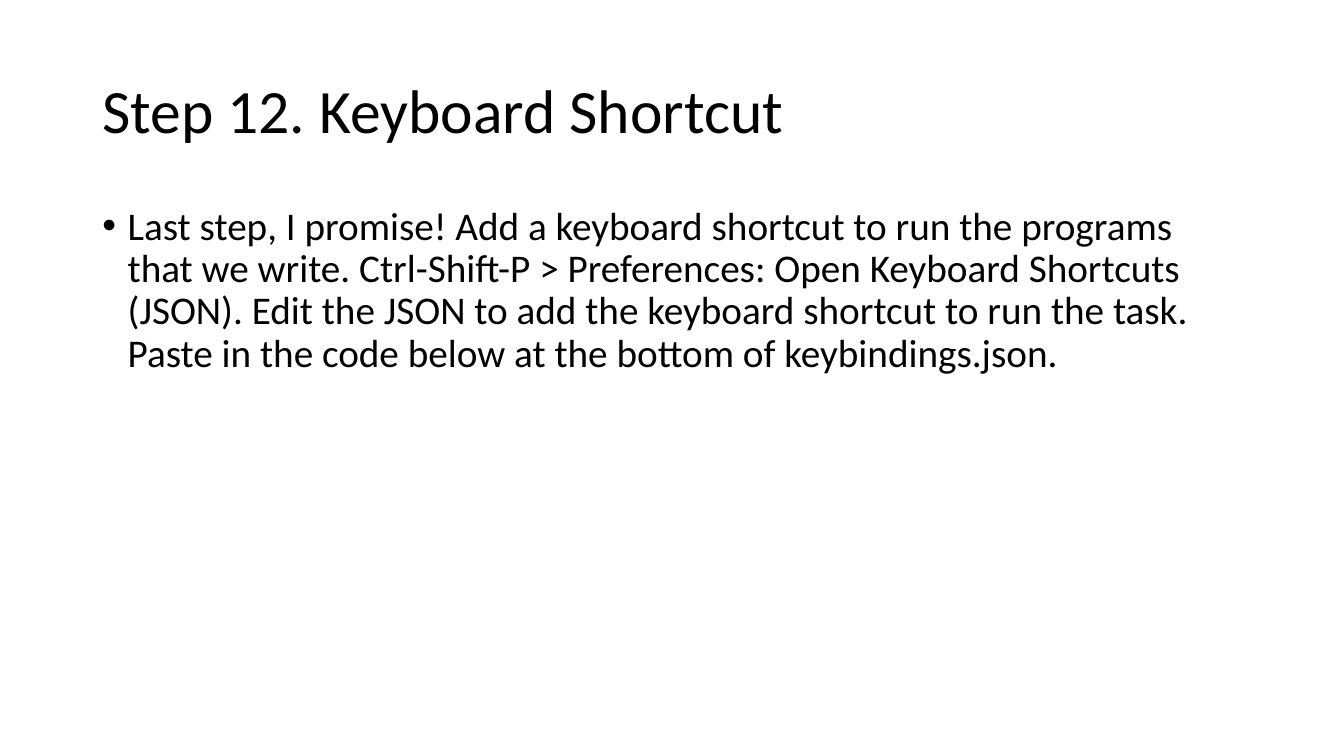
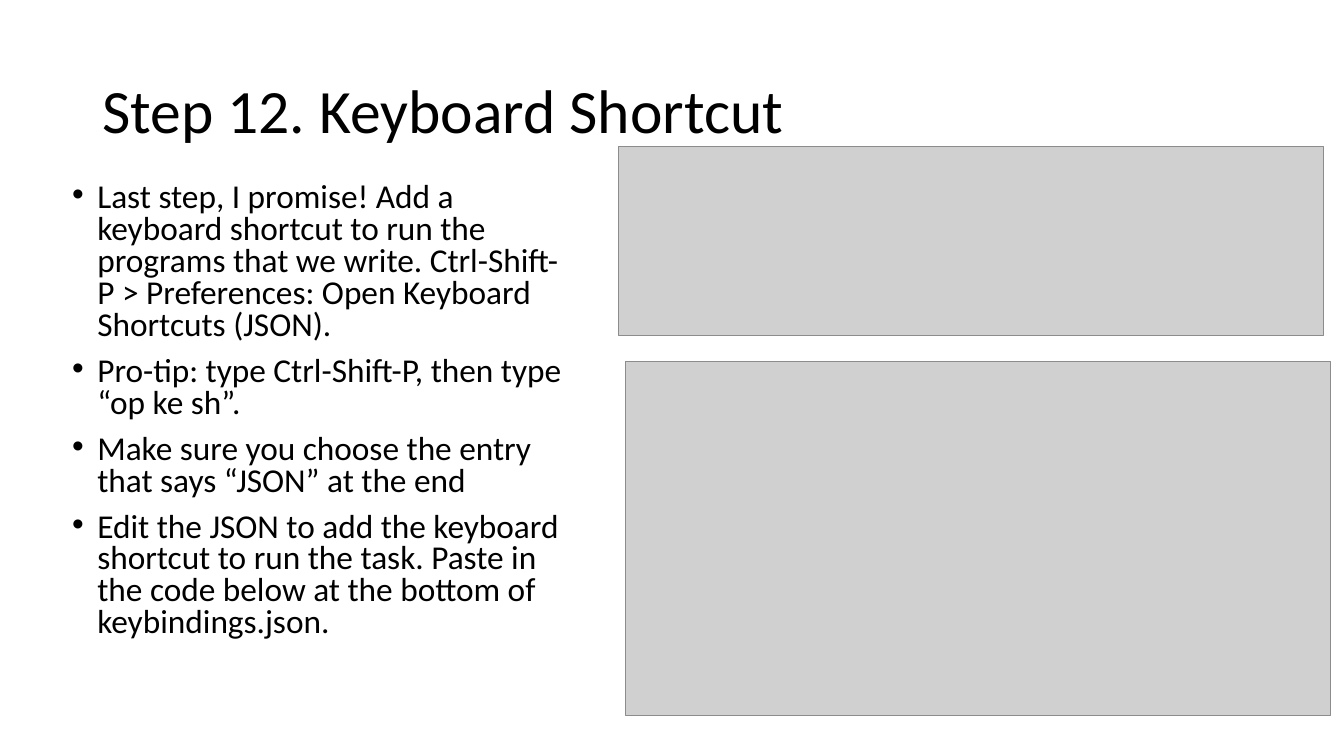
Before and after one commit to FLL-Team-24277/FLL-Fall-2023-Masterpiece, a slide deck: slide 18 of help/Laptop Setup.pptx (slide 13 before the commit). Drawn at 1344x756 pixels with LibreOffice and Linux fonts; fonts in the diff are those of the drawing; grey boxes stand for pictures. Boxes give left, top, right and bottom in pixels: in the first picture for what was removed or moved away, otherwise in the second. Text is boxed around its words. In the diff, an @@ line names an element or a change of style, - is before the commit and + after.

Commit message:
Updates

```diff
--- a/help/Laptop Setup.pptx
+++ b/help/Laptop Setup.pptx
@@ picture added at box(619, 146, 1324, 336) @@
@@ text at box(97, 185, 561, 639): text changed; size 28 to 23.8 pt @@
-• Last step, I promise! Add a keyboard shortcut to run the programs that we write. Ctrl-Shift-P > Preferences: Open Keyboard Shortcuts (JSON). Edit the JSON to add the keyboard shortcut to run the task. Paste in the code below at the bottom of keybindings.json.
+• Last step, I promise! Add a keyboard shortcut to run the programs that we write. Ctrl-Shift-P > Preferences: Open Keyboard Shortcuts (JSON).
+• Pro-tip: type Ctrl-Shift-P, then type “op ke sh”.
+• Make sure you choose the entry that says “JSON” at the end
+• Edit the JSON to add the keyboard shortcut to run the task. Paste in the code below at the bottom of keybindings.json.
@@ picture added at box(625, 362, 1331, 716) @@
```
Also in this commit, not shown: 10 other slides changed, 5 slides added.
